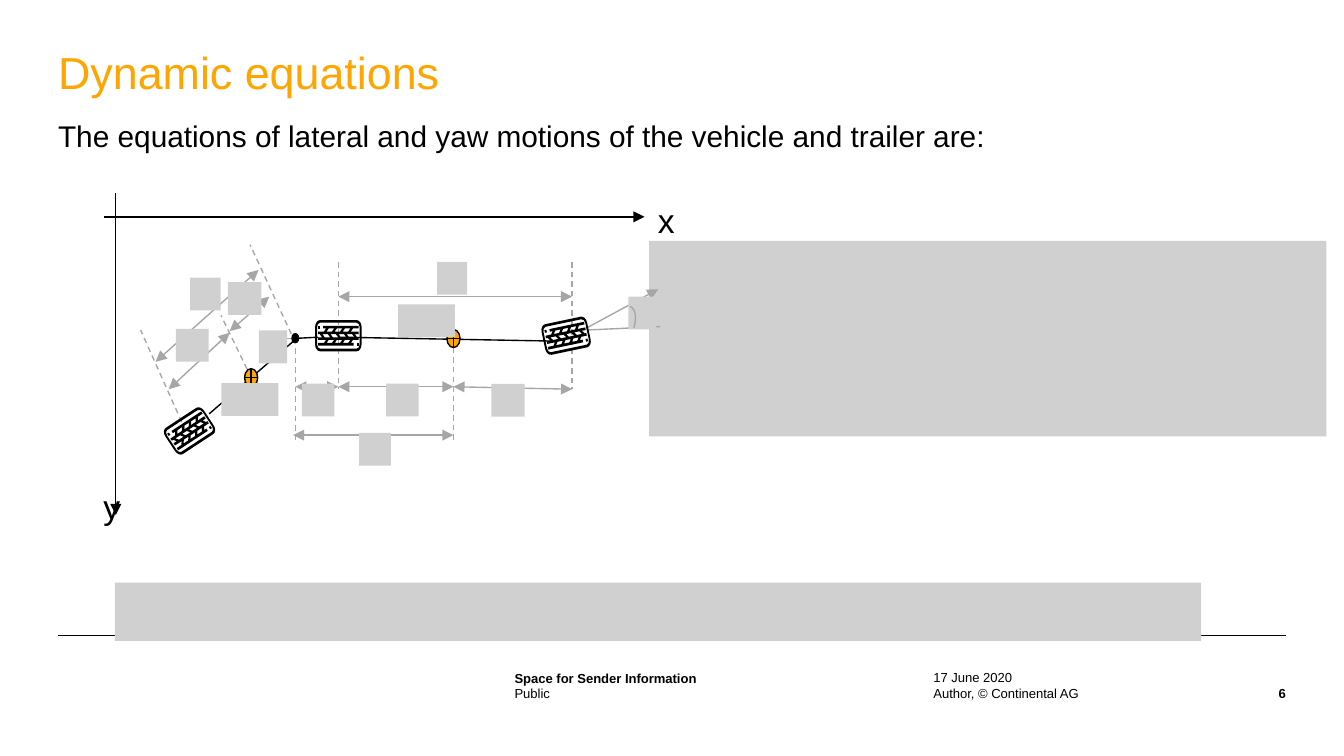
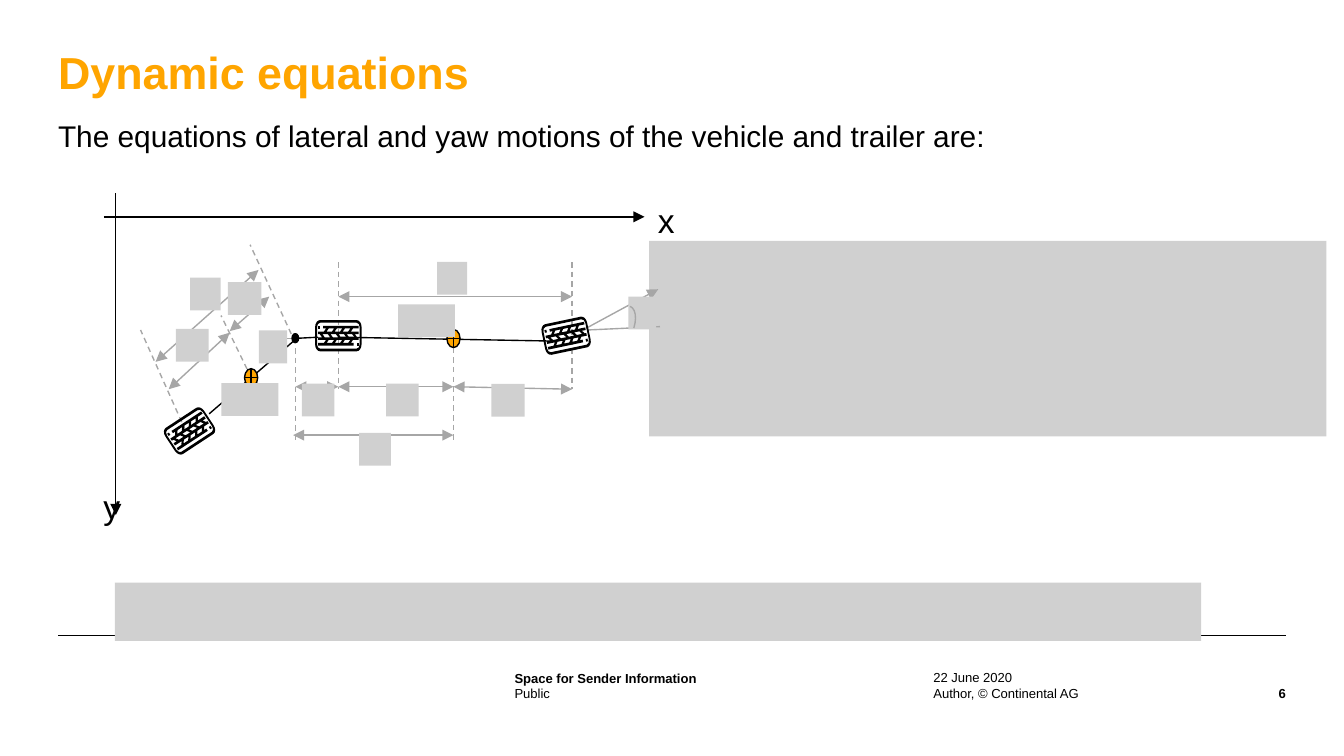
Before and after one commit to lfc-256/ControlBDA, a slide deck: slide 6 of External/Knowledg_sharing/Lateral Control Passenger Cars with Trailer.pptx. Drawn at 1344x756 pixels with LibreOffice and Linux fonts; fonts in the diff are those of the drawing; grey boxes stand for pictures; background and template pictures are left out. Boxes give left, top, right and bottom in pixels: in the first picture for what was removed or moved away, otherwise in the second. Text is boxed around its words. In the diff, an @@ line names an element or a change of style, - is before the commit and + after.

Commit message:
TASK: Merge full presentation
Document with the full information about vehicle-trailer dynamic

Resolves: Vehicle-Trailer Dynamics #20 and #27

```diff
--- a/External/Knowledg_sharing/Lateral Control Passenger Cars with Trailer.pptx
+++ b/External/Knowledg_sharing/Lateral Control Passenger Cars with Trailer.pptx
@@ title "Dynamic equations" at (58,56,468,98): bold on @@
@@ text at (933,673,1012,682): text changed @@
-17 June 2020
+22 June 2020
```
Also in this commit, not shown: 8 other slides changed.
